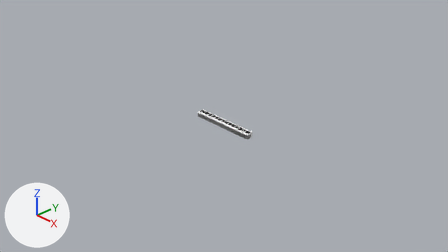
One commit to the Blender file 3D/piano.blend: the scene before it, then after it.
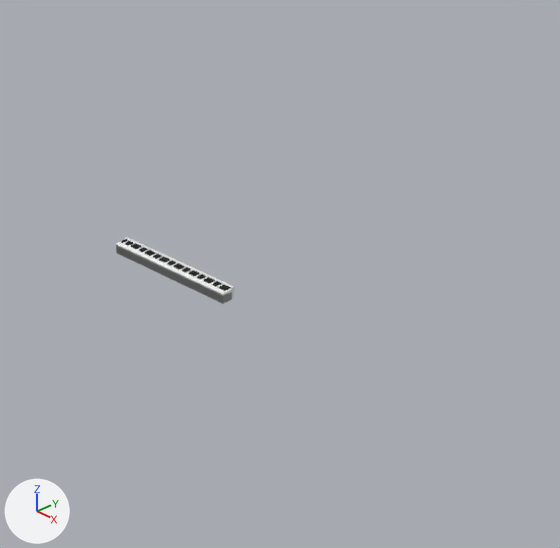
There are two pictures of each version: one from the file's camera 'Camera', one close up on the part from 32% to 90% of the width and 0% to 100% of the height. Arrows for +X, +Y and +Z are at lower left; the lights stay in place.

The first close-up shows 'Button', 'Cube'.
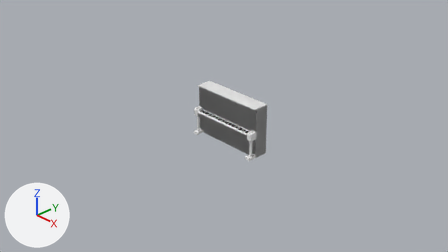
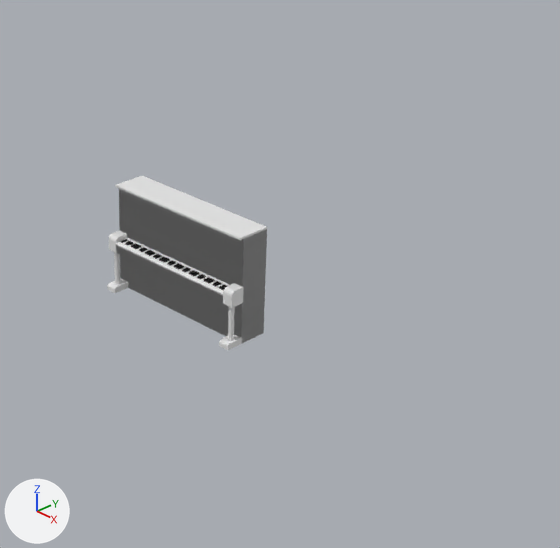
Commit message: Almost finished piano mesh

Changed parts and their boxes (x1, y1, x2, y2) in the close-ups (560 x 548 px):
'Cube.002', added: after (119, 189, 267, 343)
'Cube.004', added: after (115, 176, 267, 240)
'Cube.001', added: after (109, 230, 244, 308)
'Cube.003', added: after (107, 278, 242, 350)
'Cylinder', added: after (114, 252, 235, 340)

Patch to the scene script:
```diff
--- a/3D/piano.blend.py
+++ b/3D/piano.blend.py
@@ me_cube_011 @@
+me_cube_011.from_pydata(...)  # 12 vertices, 10 faces; spans x -0.05..0.05, y -0.0597..0.05, z -0.05..0.05
@@ me_cube_010 @@
+me_cube_010.from_pydata(...)  # 16 vertices, 10 faces; spans x 0.642..0.742, y -0.081..0.083, z -0.46..-0.404
@@ me_cube_009 @@
+me_cube_009.from_pydata(...)  # 24 vertices, 20 faces; spans x -0.05..0.05, y -0.05..0.05, z -0.05..0.05
@@ me_cube_008 @@
+me_cube_008.from_pydata(...)  # 30 vertices, 24 faces; spans x 0.6478..0.7478, y -0.0501..0.0799, z -0.0821..0.0597
@@ me_cylinder @@
+me_cylinder.from_pydata(...)  # 96 vertices, 66 faces; spans x 0.673..0.722, y -0.026..0.024, z -0.401..-0.083
@@ ob_cube_004 @@
+ob_cube_004 = bpy.data.objects.new('Cube.004', me_cube_011)
+ob_cube_004.location = (-0.003, 0.204, 0.49)
+ob_cube_004.scale = (14.8, 2.82, 0.192)
@@ ob_cube_003 @@
+ob_cube_003 = bpy.data.objects.new('Cube.003', me_cube_010)
+ob_cube_003.location = (0.0, 0.0, 0.0)
+_m = ob_cube_003.modifiers.new('Mirror', 'MIRROR')
@@ ob_cube_002 @@
+ob_cube_002 = bpy.data.objects.new('Cube.002', me_cube_009)
+ob_cube_002.location = (-0.003, 0.21, 0.009)
+ob_cube_002.scale = (14.9, 2.66, 9.42)
@@ ob_cube_001 @@
+ob_cube_001 = bpy.data.objects.new('Cube.001', me_cube_008)
+ob_cube_001.location = (0.0, 0.0, 0.0)
+_m = ob_cube_001.modifiers.new('Mirror', 'MIRROR')
@@ ob_cylinder @@
+ob_cylinder = bpy.data.objects.new('Cylinder', me_cylinder)
+ob_cylinder.location = (0.0, 0.0, 0.0)
+_m = ob_cylinder.modifiers.new('Mirror', 'MIRROR')
```
